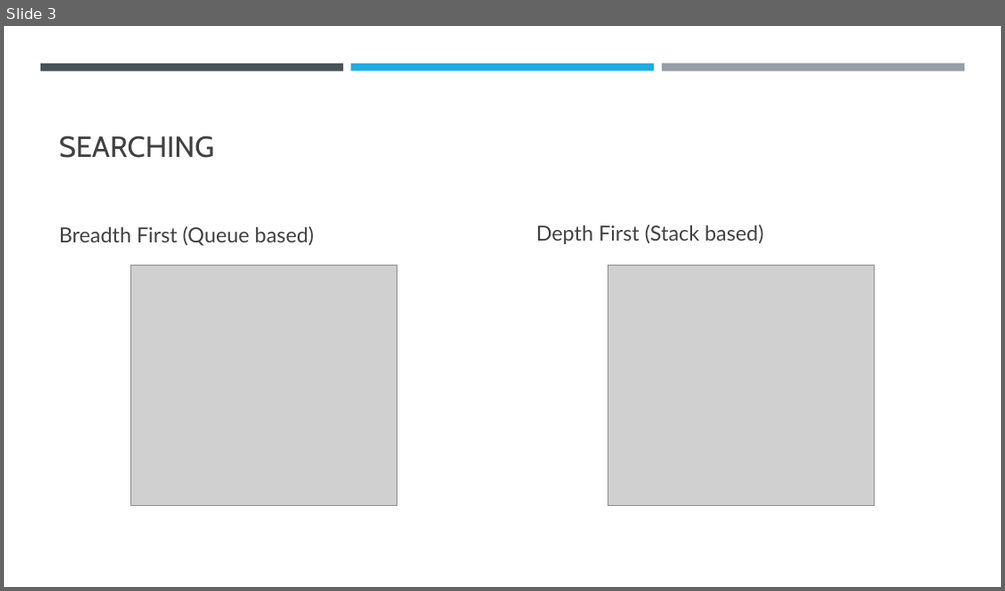
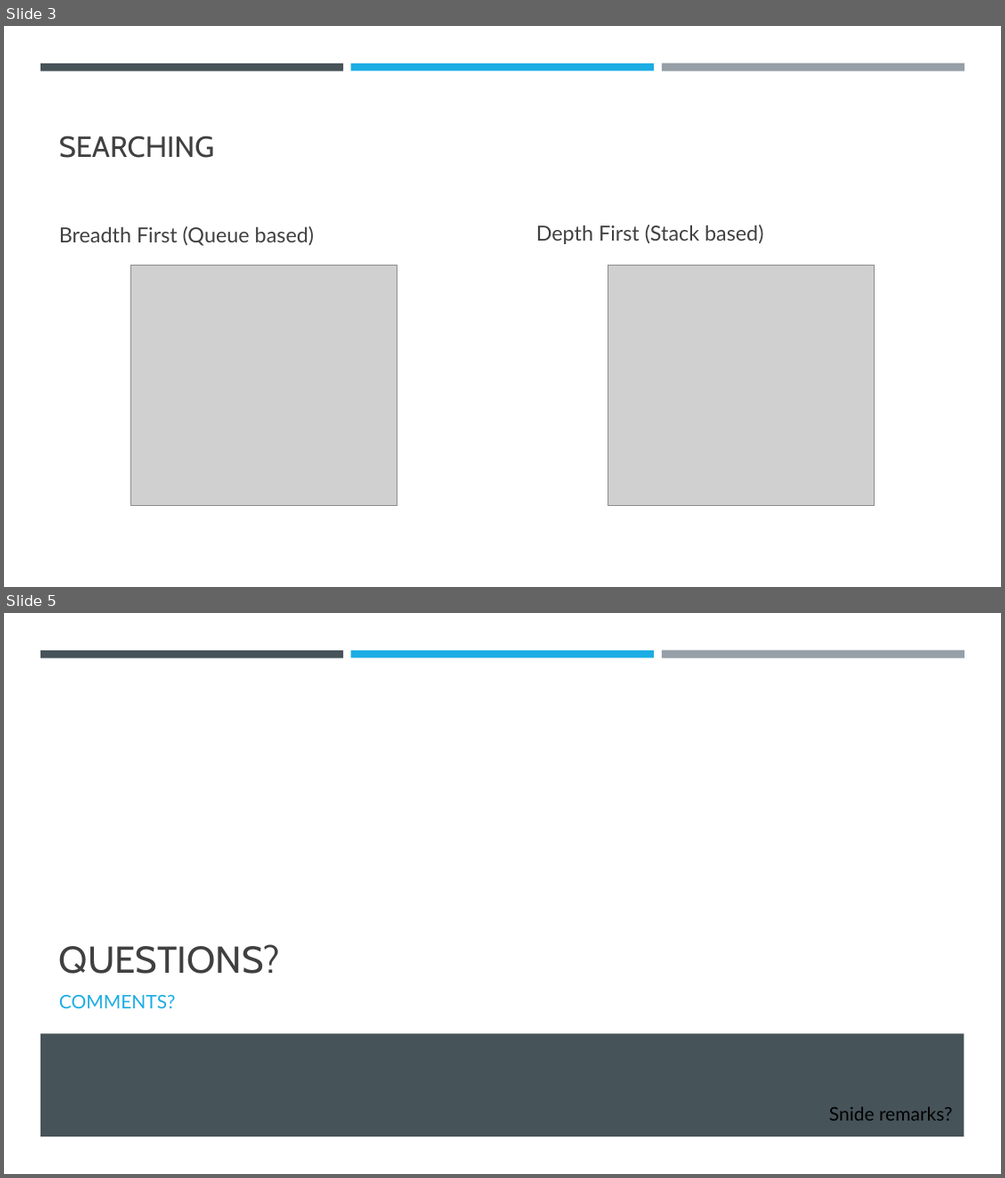
Before and after one commit to sethveeper/Fall2020SchoolProjects, a slide deck: ProjectMakeItSo/GraphingPresentation/Graphing Algorithms.pptx. Shown one above the other, each under a label of ours: slide 3 before the commit, slides 3 and 5 after it; the slides between them are not shown. The pictures are 1005x591 and 1005x1178 pixels, drawn with LibreOffice and Linux fonts; fonts in the diff are those of the drawing; grey boxes stand for pictures. Boxes give left, top, right and bottom in pixels: in the first picture for what was removed or moved away, otherwise in the second. Text is boxed around its words. In the diff, an @@ line names an element or a change of style, - is before the commit and + after.

```diff
--- a/ProjectMakeItSo/GraphingPresentation/Graphing Algorithms.pptx
+++ b/ProjectMakeItSo/GraphingPresentation/Graphing Algorithms.pptx
@@ slide 5 added at (x1=4, y1=613, x2=1001, y2=1174), background #FFFFFF; not listed: 3 template elements that a slide beside it also shows @@
@@ title added at (x1=59, y1=944, x2=280, y2=973), 36 pt, text #404040 @@
+QUESTIONS?
@@ text added at (x1=59, y1=994, x2=176, y2=1008), 18 pt, text #1CADE4 @@
+COMMENTS?
@@ rectangle added at (x1=40, y1=1033, x2=964, y2=1136), fill #465359 @@
@@ text added at (x1=829, y1=1106, x2=953, y2=1120), 18 pt, text #000000 @@
+Snide remarks?
```
Also in this commit, not shown: 1 other slide added, 1 slide removed, 2 other files.
